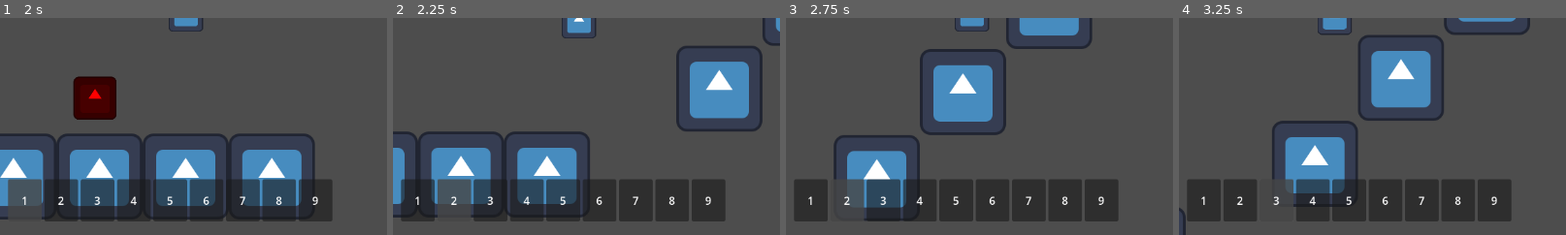
Above: before the commit, frames 1-4 (left to right).
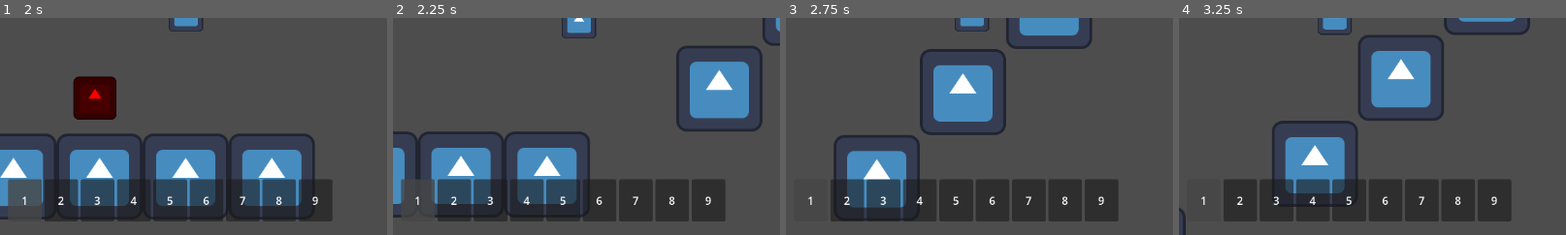
Above: after the commit, the same moments.

Repository: TheHumanMRP/RPG-Life-Tracker
Game: Godot game, scene res://Folders/Systems/Main/Scenes/main_scene.tscn
Two runs of this game, one before a commit and one after it. Both use one fixed random seed, a clock stepped at 60 frames per second and the inputs below. The engine's default icon, where the game draws it, is replaced by a stand-in: a white triangle on a blue panel in a dark square.
Inputs (mouse positions are % of the whole screen's width and height, from its top left):
- Up to frame 1 (2 s): click "Dungeon" at 0.5 s; move the mouse to (31, 92) at 1.27 s; hold D (move_right) from 1.28 s (still down); tap E (equip_item) at 1.35 s; click (31, 92) at 1.42 s; tap Space (jump) at 1.52 s
- Up to frame 2 (2.25 s): keep holding D (move_right); move the mouse to (36, 92) at 2.02 s; tap T (add_test_sword) at 2.1 s; click (36, 92) at 2.17 s
- Up to frame 3 (2.75 s): keep holding D (move_right); tap Space (jump) at 2.27 s; tap E (equip_item) at 2.3 s
- Up to frame 4 (3.25 s): move the mouse to (41, 92) at 2.77 s; release D (move_right) at 2.78 s; hold A (move_left) from 2.78 s (still down); tap E (equip_item) at 2.85 s; click (41, 92) at 2.92 s
The pictures show only the part of the screen within x 28-78%, y 50-100%; the shares and areas given below are measured in that part.

Frame 1 is identical in both runs. In frame 2, 3.2% of the frame differs, in the area x 2-21%, y 74-94%; in frame 3, 3.2%; in frame 4, 3.2%, in the area x 2-30%, y 74-94%.
Error before the commit: Invalid access to property or key 'inventory_component' on a base object of type 'Resource (SaveData)'. (res://Folders/Systems/Globals/global.gd:46)
Error after the commit: Invalid access to property or key 'hotbar_selected' on a base object of type 'Node (Signal_Bus.gd)'. (res://Folders/Systems/Inventory_System/Scripts/Hotbar/hot…

Commit message:
Auto commit at 2026-08-22 22:14:41

Diff:
--- a/Folders/Systems/Globals/Signal_Bus.gd
+++ b/Folders/Systems/Globals/Signal_Bus.gd
@@ -19,8 +19,8 @@
 # Hotbar
 # ==============================================
 
-signal hotbar_selected(slot_index: int)
-signal hotbar_equipped(slot_index: int)
+signal hotbar_item_selected(slot_index: int)
+signal hotbar_item_equipped(slot_index: int)
 signal hotbar_changed
 
 # ==============================================
--- a/Folders/Systems/Inventory_System/Scripts/Hotbar/hotbar_slot.gd
+++ b/Folders/Systems/Inventory_System/Scripts/Hotbar/hotbar_slot.gd
@@ -146,7 +146,7 @@
 		equip_item()
 
 func equip_item() -> void:
-	pass
+	SignalBus.hotbar_item_equipped.emit(slot_index)
 
 # ------------------------------------------------------------------------------
 # Selection
Not shown, changed: Folders/all-tasks.md
